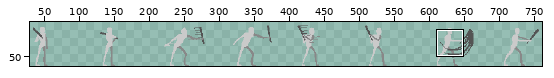
Two versions of one sprite sheet, assets/player/amenine/parry.png. The first picture is a wide view before the edit; the outline marks the close-up.
Close-up. The starting point:
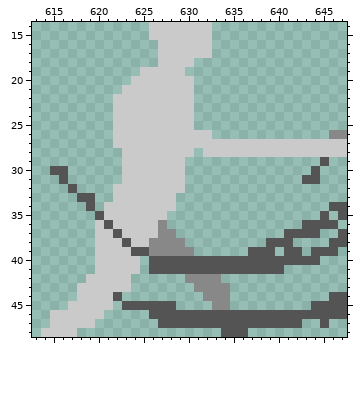
The file is 768x64 pixels. Shown: x 613..647, y 14..48. The wide view leaves out empty margins. The commit also changed other parts of the picture, which this record leaves out.
The same view after the edit:
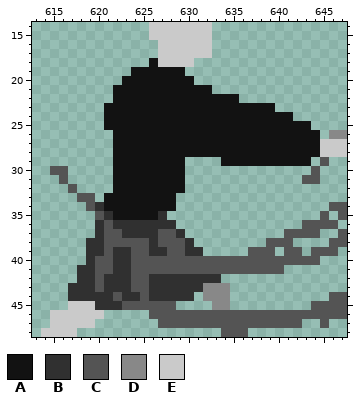
Palette (. is transparent): A #121212  B #303030  C #545454  D #888888  E #cacaca
The edit:
The edit adds colour A in row 18 at x 626; in row 19 at x 624; in row 20 at x 623; in row 21 at x 622 and 631 to 632; in row 22 at x 631 to 635; in row 23 at x 621 and 631 to 639.
The edit adds colour A in row 24 at x 621 and 631 to 641; in row 25 at x 621 and 631 to 643; in row 26 at x 633 to 644; in row 28 at x 622 and 631; in row 29 at x 622 and 634 to 643; in rows 30 to 31 at x 622.
The edit adds colour A in row 33 at x 621.
Colour E gives way to colour A in row 19 at x 625 to 629; in row 20 at x 624 to 630; in row 21 at x 623 to 630; in rows 22 to 25 at x 622 to 630; in row 26 at x 622 to 632; in row 27 at x 622 to 644.
Colour E gives way to colour A in row 28 at x 623 to 630 and 632 to 644; in rows 29 to 31 at x 623 to 629; in row 32 at x 622 to 629; in row 33 at x 622 to 628; in row 34 at x 621 to 628; in row 35 at x 622 to 626.
The edit adds colour B in row 34 at x 620; in row 36 at x 628; in row 37 at x 629; in row 38 at x 619 and 630; in row 39 at x 619 and 631; in row 40 at x 619.
The edit adds colour B in row 41 at x 618 to 619; in row 42 at x 618 and 626 to 629; in row 43 at x 617 and 626 to 630; in row 44 at x 617, 623 to 624 and 626 to 630; in row 45 at x 622.
Colour D gives way to colour B in row 36 at x 627; in row 38 at x 626; in row 39 at x 626 to 627 and 630; in row 42 at x 630 to 633; in row 43 at x 631.
Colour E gives way to colour B in row 35 at x 621 and 627; in row 36 at x 620 and 622 to 626; in row 37 at x 620 and 623 to 626; in row 38 at x 620; in row 39 at x 620 and 622 to 623; in rows 40 to 41 at x 622 to 623.
Colour E gives way to colour B in row 42 at x 619 and 621 to 623; in row 43 at x 618 to 619 and 621 to 623; in row 44 at x 618 to 621; in row 45 at x 620 to 621.
The edit adds colour C in rows 40 to 41 at x 625; in rows 42 to 43 at x 624 to 625; in row 44 at x 625.
Colour D gives way to colour C in row 37 at x 627 to 628; in row 38 at x 627 to 629; in row 39 at x 628 to 629.
Colour E gives way to colour C in row 37 at x 621; in row 38 at x 621 to 622 and 624 to 625; in row 39 at x 621; in rows 40 to 41 at x 620 to 621 and 624; in rows 42 to 43 at x 620.
Changed places in both close-ups, as pixel boxes (x1, y1, x2, y2):
changed: (68, 58, 320, 310)
